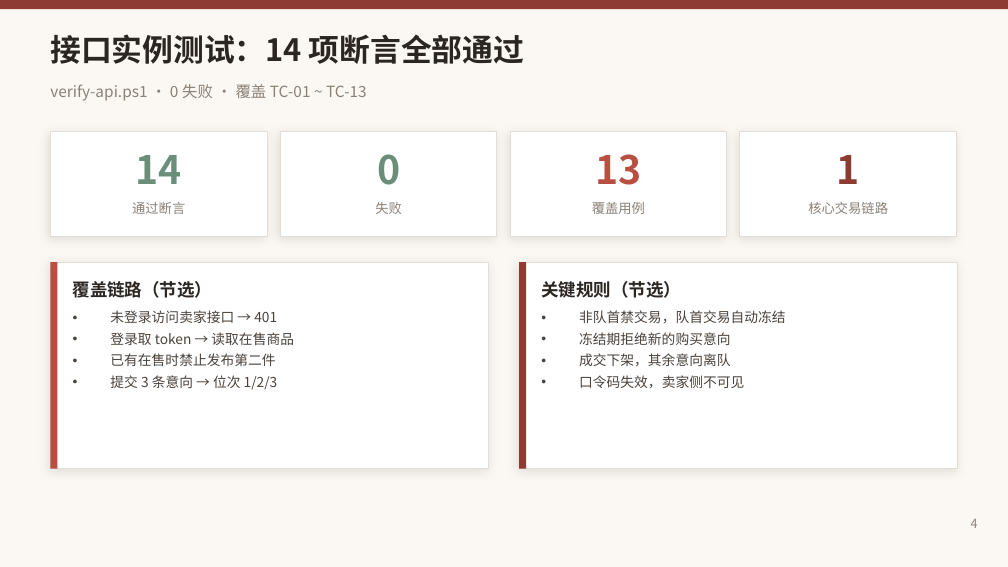
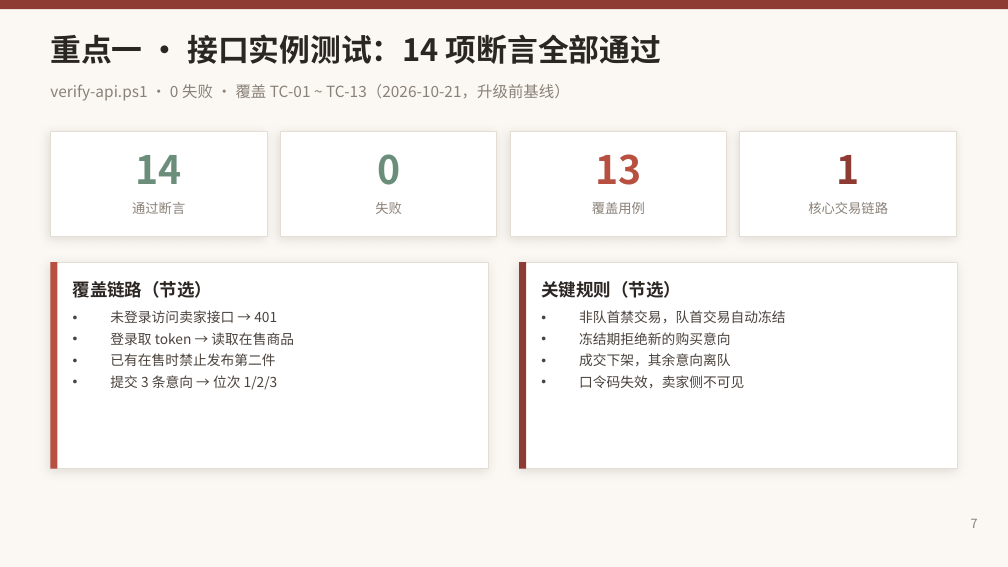
Before and after one commit to kaskk345/pingxixi-online-shoppingplatform, a slide deck: slide 7 of docs/media/第二周_第二次评审_讲述版.pptx (slide 4 before the commit). Drawn at 1008x567 pixels with LibreOffice and Linux fonts; fonts in the diff are those of the drawing. Boxes give left, top, right and bottom in pixels: in the first picture for what was removed or moved away, otherwise in the second. Text is boxed around its words. In the diff, an @@ line names an element or a change of style, - is before the commit and + after.

```diff
--- a/docs/media/第二周_第二次评审_讲述版.pptx
+++ b/docs/media/第二周_第二次评审_讲述版.pptx
@@ text at (50,34,661,64): text changed @@
-接口实例测试：14 项断言全部通过
+重点一 · 接口实例测试：14 项断言全部通过
@@ text at (50,84,570,101): text changed @@
-verify-api.ps1 · 0 失败 · 覆盖 TC-01 ~ TC-13
+verify-api.ps1 · 0 失败 · 覆盖 TC-01 ~ TC-13（2026-10-21，升级前基线）
@@ text at (971,519,978,528): text changed @@
-4
+7
```
Also in this commit, not shown: 8 other slides changed, 4 slides added, 2 slides removed, 16 other files.
